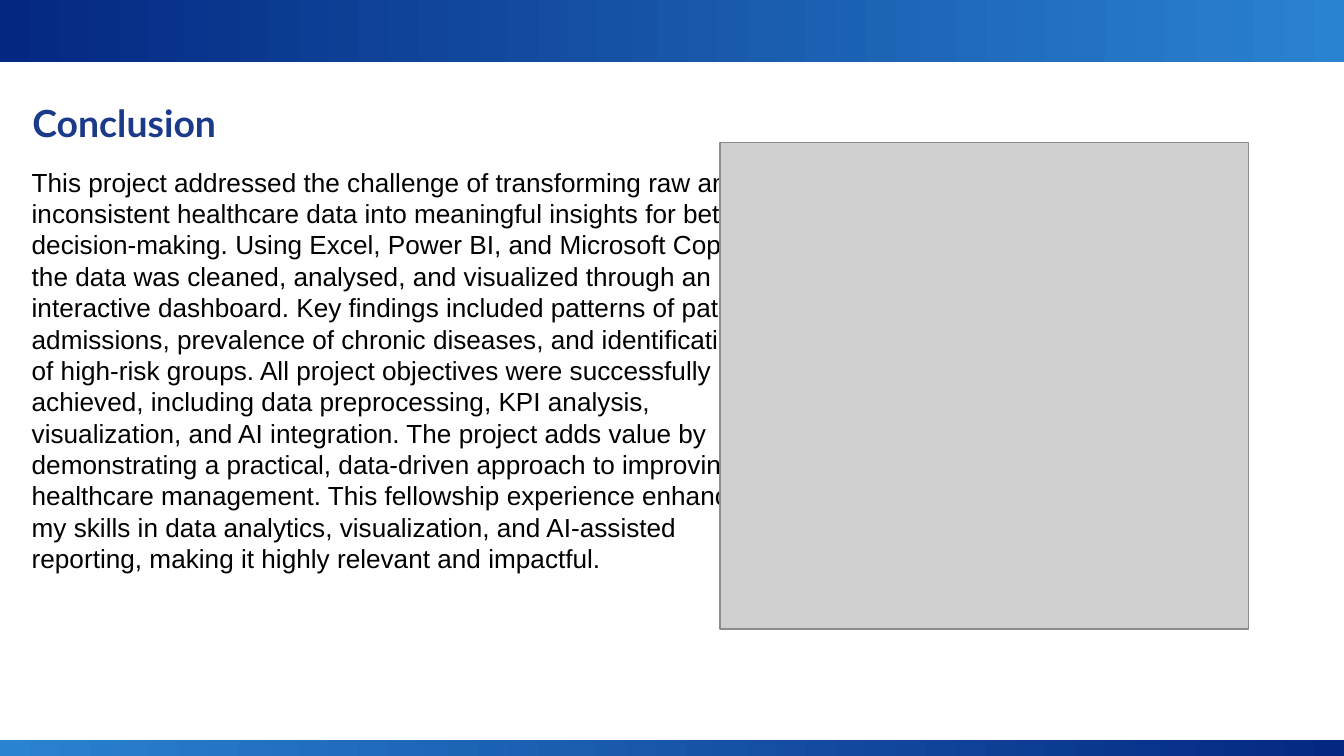
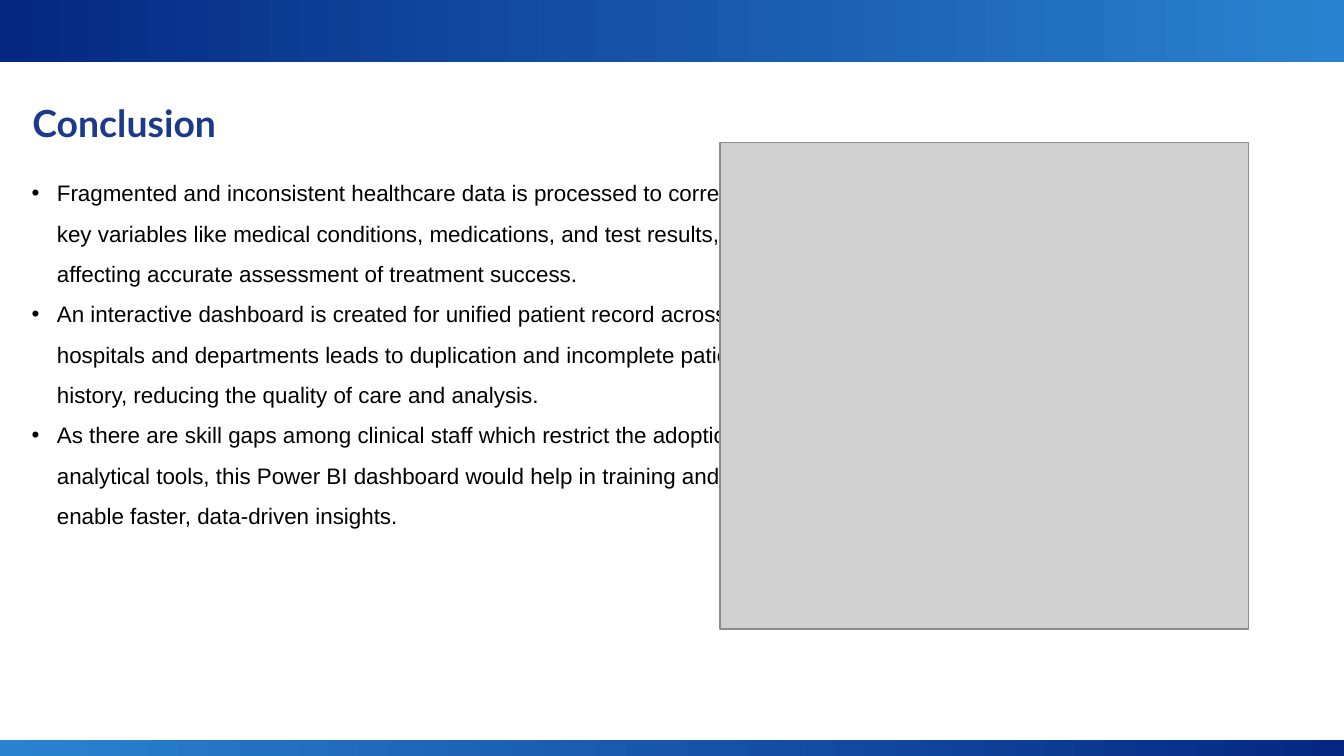
Before and after one commit to SonalGenani/Health-Metrics-Dashboard, a slide deck: slide 11 of health_dashboarrd_ppt.pptx. Drawn at 1344x756 pixels with LibreOffice and Linux fonts; fonts in the diff are those of the drawing; grey boxes stand for pictures; background and template pictures are left out. Boxes give left, top, right and bottom in pixels: in the first picture for what was removed or moved away, otherwise in the second. Text is boxed around its words. In the diff, an @@ line names an element or a change of style, - is before the commit and + after.

```diff
--- a/health_dashboarrd_ppt.pptx
+++ b/health_dashboarrd_ppt.pptx
@@ text at bbox=[57, 184, 755, 529]: text changed; size 14 to 12 pt @@
-This project addressed the challenge of transforming raw and inconsistent healthcare data into meaningful insights for better decision-making. Using Excel, Power BI, and Microsoft Copilot, the data was cleaned, analysed, and visualized through an interactive dashboard. Key findings included patterns of patient admissions, prevalence of chronic diseases, and identification of high-risk groups. All project objectives were successfully achieved, including data preprocessing, KPI analysis, visualization, and AI integration. The project adds value by demonstrating a practical, data-driven approach to improving healthcare management. This fellowship experience enhanced my skills in data analytics, visualization, and AI-assisted reporting, making it highly relevant and impactful.
+• Fragmented and inconsistent healthcare data is processed to correlate key variables like medical conditions, medications, and test results, affecting accurate assessment of treatment success.
+• An interactive dashboard is created for unified patient record across hospitals and departments leads to duplication and incomplete patient history, reducing the quality of care and analysis.
+• As there are skill gaps among clinical staff which restrict the adoption of analytical tools, this Power BI dashboard would help in training and to enable faster, data-driven insights.
```
Also in this commit, not shown: 1 other slide changed.
